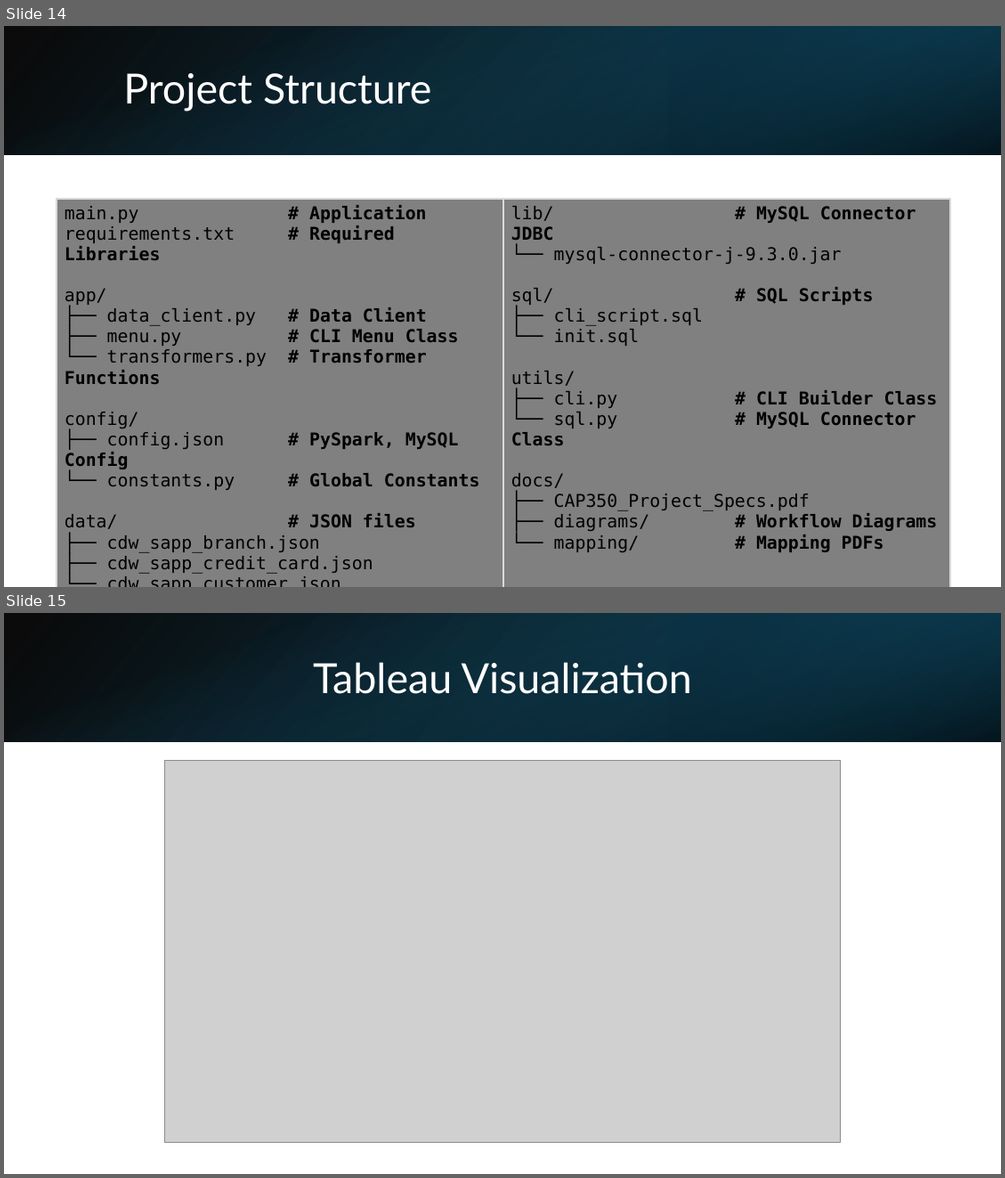
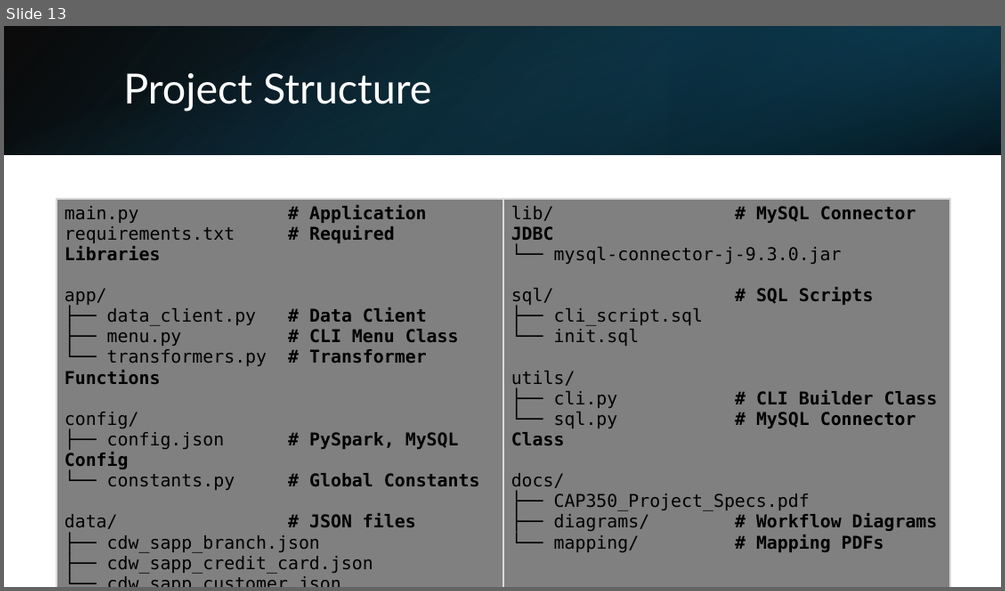
Before and after one commit to kencopas/Capstone, a slide deck: docs/Kenneth Copas - Capstone Presentation.pptx. Shown one above the other, each under a label of ours: slides 14 and 15 before the commit, slide 13 after it. The pictures are 1005x1178 and 1005x591 pixels, drawn with LibreOffice and Linux fonts; fonts in the diff are those of the drawing; grey boxes stand for pictures. Boxes give left, top, right and bottom in pixels: in the first picture for what was removed or moved away, otherwise in the second. Text is boxed around its words. In the diff, an @@ line names an element or a change of style, - is before the commit and + after.

```diff
--- a/docs/Kenneth Copas - Capstone Presentation.pptx
+++ b/docs/Kenneth Copas - Capstone Presentation.pptx
@@ slide 15 removed at bbox=[4, 613, 1001, 1174], background #FFFFFF @@
@@ rectangle removed at bbox=[4, 613, 1001, 742] @@
@@ rectangle removed at bbox=[4, 613, 1001, 742] @@
@@ rectangle removed at bbox=[669, 613, 1001, 742] @@
@@ title removed at bbox=[313, 662, 692, 694] @@
-Tableau Visualization
@@ picture removed at bbox=[165, 761, 841, 1142] @@
@@ what was slide 14 is now slide 13 @@
```
Also in this commit, not shown: 4 slides changed, 1 slide added, 1 other slide removed, 6 other files.
